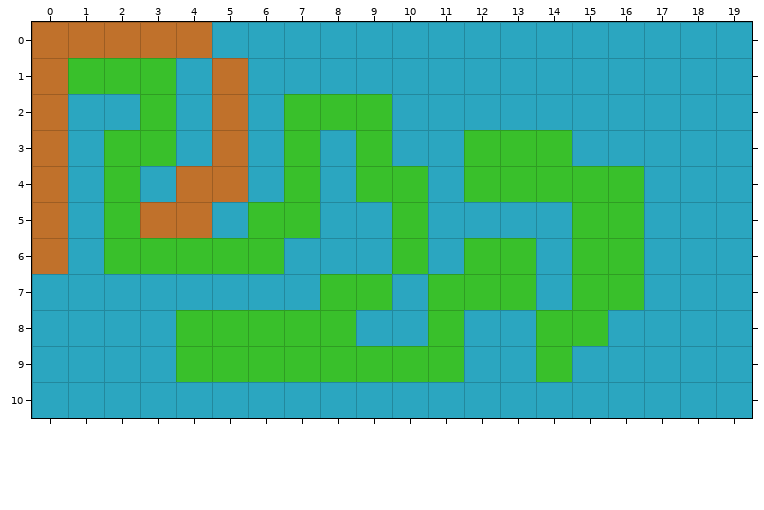
Tiled map, stored at GameJamUtopiales/Content/tiled.tmx. That is the earlier state.
Cells are 100x100 px. Shown: x 0..19, y 0..10.
Now the later version:
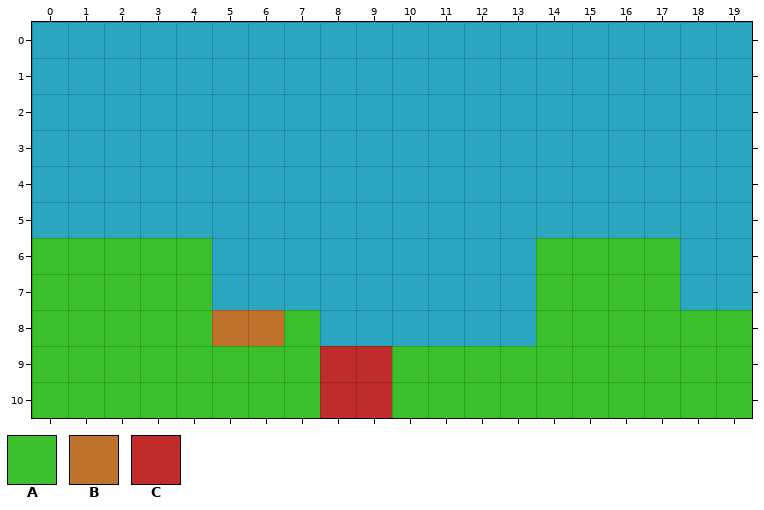
Key: from "lolol": A 0, B 2; from "tileproto": C 3.
_ is an empty cell.
Changes in this commit:
Layer "terre":
y 0: x 0..4 BBBBB -> _____
y 1: x 0..3 BAAA -> ____; x 5 B -> _
y 2: x 0 B -> _; x 3 A -> _; x 5 B -> _; x 7..9 AAA -> ___
y 3: x 0 B -> _; x 2..3 AA -> __; x 5 B -> _; x 7 A -> _; x 9 A -> _; x 12..14 AAA -> ___
y 4: x 0 B -> _; x 2 A -> _; x 4..5 BB -> __; x 7 A -> _; x 9..10 AA -> __; x 12..16 AAAAA -> _____
y 5: x 0 B -> _; x 2..4 ABB -> ___; x 6..7 AA -> __; x 10 A -> _; x 15..16 AA -> __
y 6: x 0..1 B_ -> AA; x 5..6 AA -> __; x 10 A -> _; x 12..14 AA_ -> __A; x 17 _ -> A
y 7: x 0..4 _____ -> AAAAA; x 8..9 AA -> __; x 11..14 AAA_ -> ___A; x 17 _ -> A
y 8: x 0..3 ____ -> AAAA; x 5..6 AA -> BB; x 8 A -> _; x 11 A -> _; x 16..19 ____ -> AAAA
y 9: x 0..3 ____ -> AAAA; x 8..9 AA -> CC; x 12..13 __ -> AA; x 15..19 _____ -> AAAAA
y 10: x 0..19 ____________________ -> AAAAAAAACCAAAAAAAAAA
Changed places in both pictures, as pixel boxes (x1, y1, x2, y2):
changed: (32, 22, 752, 418)
